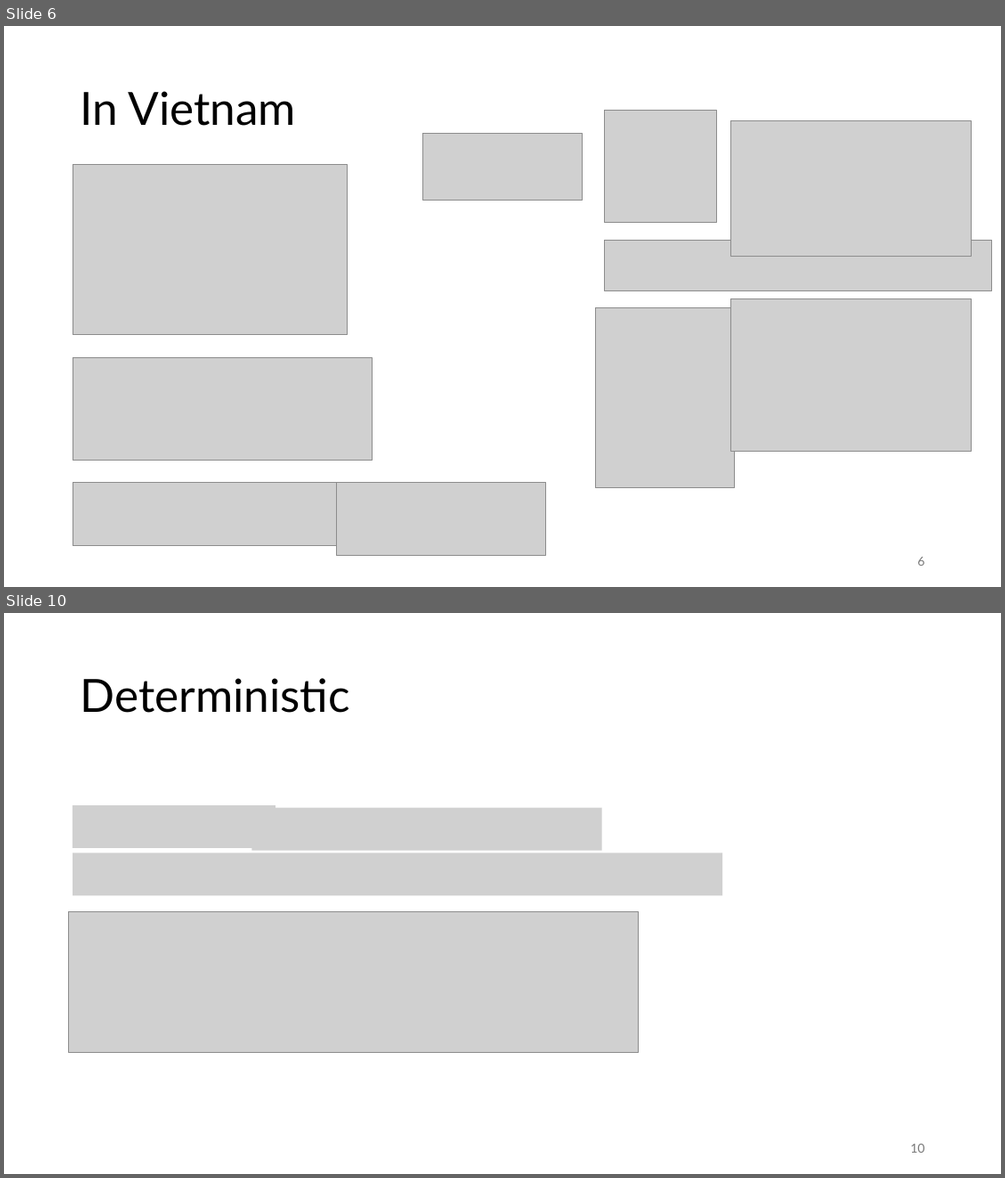
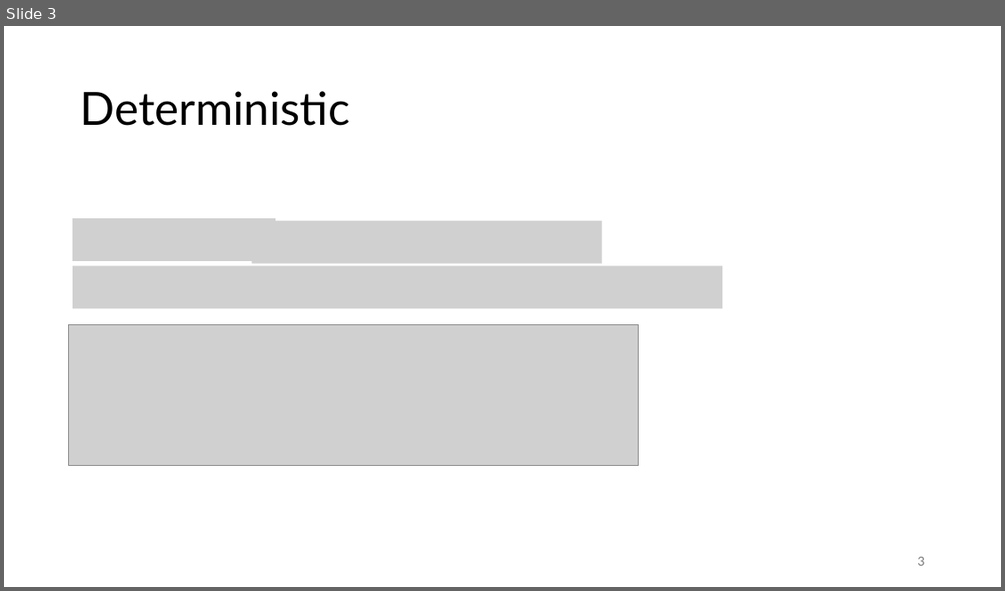
Before and after one commit to vutuanhai237/CourseMaterialsUIT, a slide deck: SExxx-Quantum computng/Slide/x. On Problems Quantum Computers Can Solve Efficiently (template).pptx. Shown one above the other, each under a label of ours: slides 6 and 10 before the commit, slide 3 after it; the slides between them are not shown. The pictures are 1005x1178 and 1005x591 pixels, drawn with LibreOffice and Linux fonts; fonts in the diff are those of the drawing; grey boxes stand for pictures. Boxes give left, top, right and bottom in pixels: in the first picture for what was removed or moved away, otherwise in the second. Text is boxed around its words. In the diff, an @@ line names an element or a change of style, - is before the commit and + after.

```diff
--- a/SExxx-Quantum computng/Slide/x. On Problems Quantum Computers Can Solve Efficiently (template).pptx
+++ b/SExxx-Quantum computng/Slide/x. On Problems Quantum Computers Can Solve Efficiently (template).pptx
@@ slide 6 removed at [4,26,1001,587], background #FFFFFF @@
@@ title removed at [80,91,296,126] @@
-In Vietnam
@@ picture removed at [605,110,716,223] @@
@@ picture removed at [731,121,971,257] @@
@@ picture removed at [423,133,582,200] @@
@@ picture removed at [73,164,348,335] @@
@@ picture removed at [605,240,992,290] @@
@@ picture removed at [596,308,735,488] @@
@@ picture removed at [731,298,971,451] @@
@@ picture removed at [73,357,372,460] @@
@@ picture removed at [73,483,337,547] @@
@@ picture removed at [337,483,546,556] @@
@@ page number removed at [917,556,924,565] @@
-6
@@ what was slide 10 is now slide 3 @@
@@ page number at [917,556,924,565]: text changed @@
-10
+3
```
Also in this commit, not shown: 17 slides changed, 1 slide added, 10 other slides removed, 3 other files.
